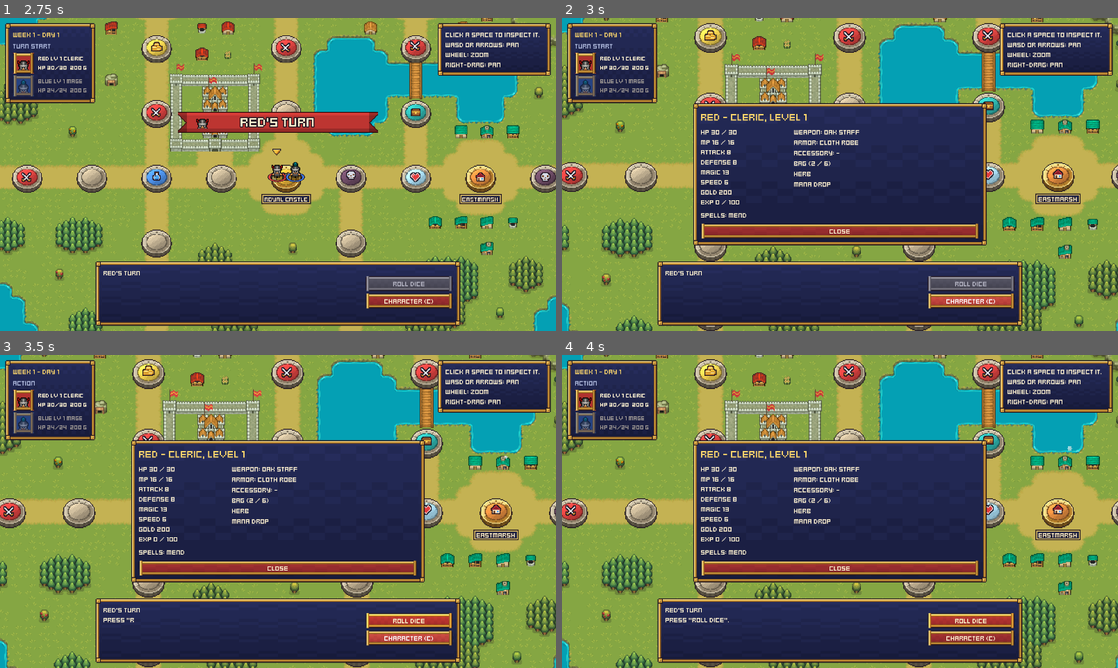
Above: before the commit, frames 1-4 (two rows, left to right).
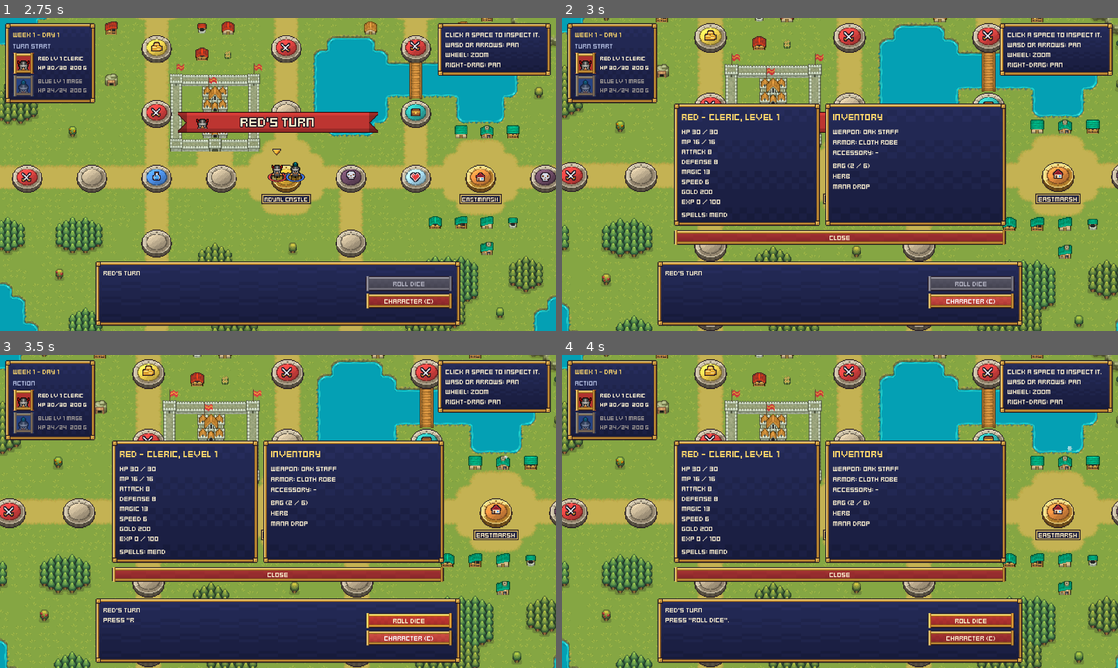
Above: after the commit, the same moments.

Repository: ThanayosSrinu/dokapon-1
Game: Godot game, scene res://main/Main.tscn
Two runs of this game, one before a commit and one after it. Both use one fixed random seed, a clock stepped at 60 frames per second and the inputs below.
Inputs:
- Up to frame 1 (2.75 s): click "2 Players" at 0.5 s; click "Cleric" at 1.25 s; click "Mage" at 2 s
- Up to frame 2 (3 s): click "Character (C)" at 2.75 s
- Up to frame 3 (3.5 s): no input
- Up to frame 4 (4 s): click "Roll Dice" at 3.5 s

Frame 1 is identical in both runs. In frame 2, 10% of the frame differs, in the area x 20-80%, y 27-73%; in frame 3, 10%; in frame 4, 10%.

Commit message:
Split the character sheet into Status and Inventory windows
Co-Authored-By: Claude Opus 5.5 <noreply@anthropic.com>

Diff:
--- a/ui/CharacterSheet.gd
+++ b/ui/CharacterSheet.gd
@@ -1,7 +1,7 @@
 class_name CharacterSheet
 extends CenterContainer
-## A window showing one player's stats, equipment, bag and spells. With
-## `can_act` on, bag items can be used or equipped and worn items taken off.
+## Two windows for one player: Status (stats and spells) and Inventory
+## (equipment and bag). With `can_act` on, bag items can be used or equipped and worn items taken off.
 ## Rules stay in PlayerData: this script only calls it and redraws.
 
 const SLOT_NAMES := {
@@ -24,43 +24,52 @@
 	# Keeps clicks from reaching the board and buttons behind the window.
 	mouse_filter = Control.MOUSE_FILTER_STOP
 	set_anchors_and_offsets_preset(Control.PRESET_FULL_RECT)
-	var panel := PanelContainer.new()
-	add_child(panel)
-	var box := VBoxContainer.new()
-	box.custom_minimum_size = Vector2(640, 0)
-	box.add_theme_constant_override("separation", 10)
-	panel.add_child(box)
+	var layout := VBoxContainer.new()
+	layout.add_theme_constant_override("separation", 10)
+	add_child(layout)
+	var windows := HBoxContainer.new()
+	windows.add_theme_constant_override("separation", 12)
+	layout.add_child(windows)
 
-	_title = Label.new()
-	_title.add_theme_color_override("font_color", GameArt.GOLD)
-	_title.add_theme_font_size_override("font_size", 24)
-	box.add_child(_title)
-
-	var columns := HBoxContainer.new()
-	columns.add_theme_constant_override("separation", 24)
-	box.add_child(columns)
-
+	var status := _add_window(windows, 300)
+	_title = _add_heading(status)
 	_stats = Label.new()
-	_stats.custom_minimum_size = Vector2(190, 0)
-	columns.add_child(_stats)
-
-	var right := VBoxContainer.new()
-	right.size_flags_horizontal = Control.SIZE_EXPAND_FILL
-	columns.add_child(right)
-	_worn = VBoxContainer.new()
-	right.add_child(_worn)
-	_bag = VBoxContainer.new()
-	right.add_child(_bag)
-
+	status.add_child(_stats)
 	_spells = Label.new()
 	_spells.autowrap_mode = TextServer.AUTOWRAP_WORD_SMART
-	box.add_child(_spells)
+	status.add_child(_spells)
+
+	var inventory := _add_window(windows, 380)
+	_add_heading(inventory).text = "Inventory"
+	_worn = VBoxContainer.new()
+	inventory.add_child(_worn)
+	_bag = VBoxContainer.new()
+	inventory.add_child(_bag)
 
 	_close = Button.new()
 	_close.text = "Close"
 	_close.pressed.connect(close_sheet)
-	box.add_child(_close)
+	layout.add_child(_close)
 	hide()
+
+
+## Adds a framed window of its own and returns the box for its contents.
+func _add_window(parent: Container, width: float) -> VBoxContainer:
+	var panel := PanelContainer.new()
+	parent.add_child(panel)
+	var box := VBoxContainer.new()
+	box.custom_minimum_size = Vector2(width, 0)
+	box.add_theme_constant_override("separation", 10)
+	panel.add_child(box)
+	return box
+
+
+func _add_heading(parent: Container) -> Label:
+	var heading := Label.new()
+	heading.add_theme_color_override("font_color", GameArt.GOLD)
+	heading.add_theme_font_size_override("font_size", 22)
+	parent.add_child(heading)
+	return heading
 
 
 func open(player: PlayerData, can_act: bool) -> void:
